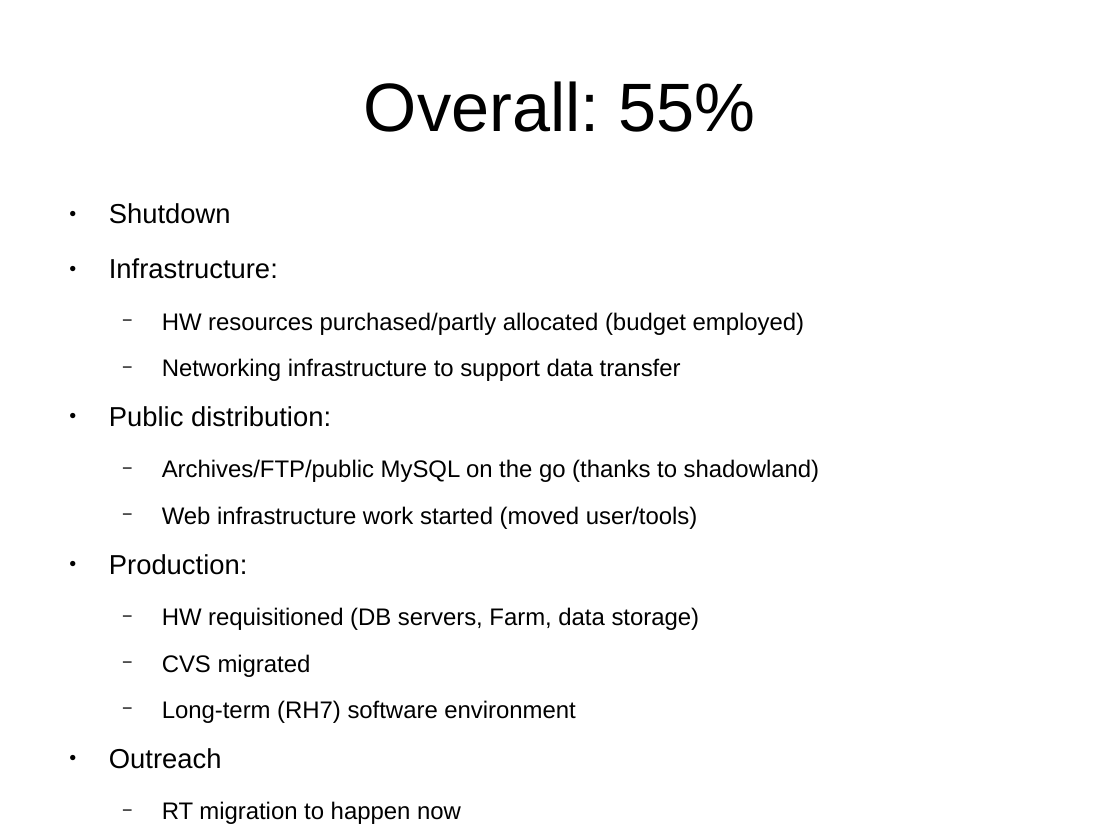
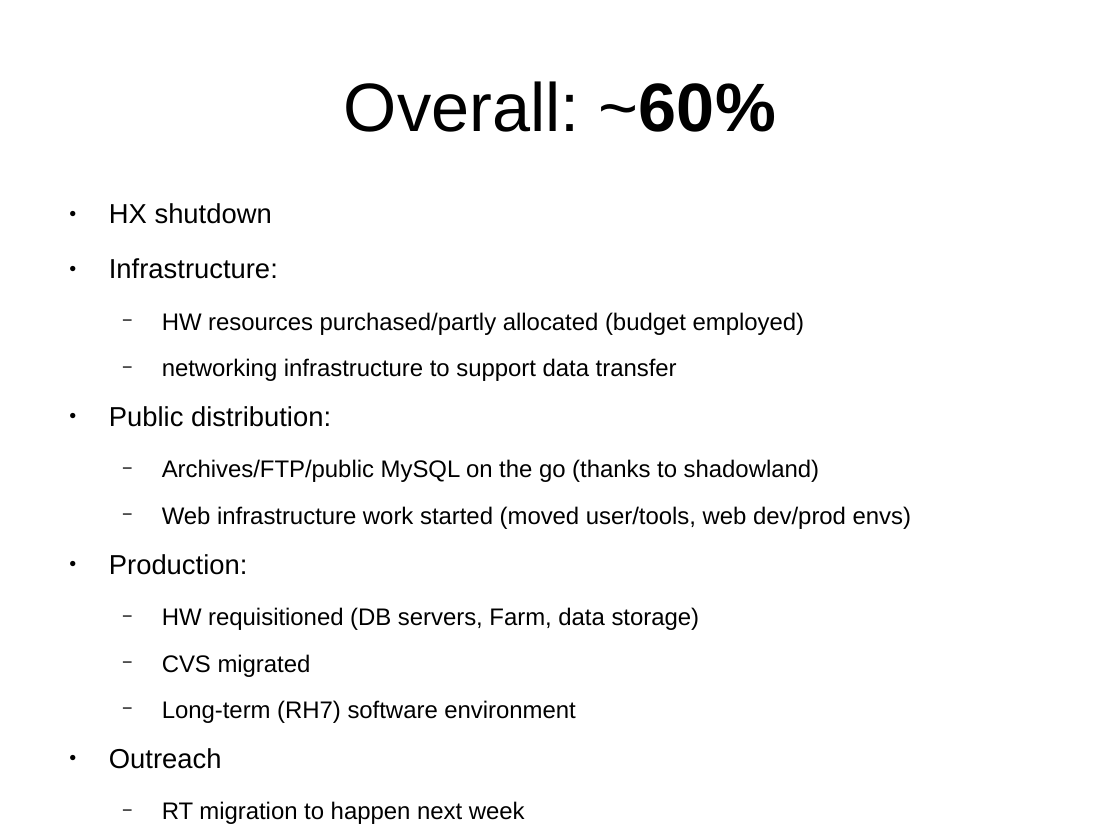
Before and after one commit to avullo/ensembl-migration-pm, a slide deck: slide 35 of data-review-10-16/talk.odp. Drawn at 1120x840 pixels with LibreOffice and Linux fonts; fonts in the diff are those of the drawing; background and template pictures are left out. Boxes give left, top, right and bottom in pixels: in the first picture for what was removed or moved away, otherwise in the second. Text is boxed around its words. In the diff, an @@ line names an element or a change of style, - is before the commit and + after.

Commit message:
Latest updates on the data review talk.

```diff
--- a/data-review-10-16/talk.odp
+++ b/data-review-10-16/talk.odp
@@ title at bbox=[344, 81, 775, 132]: text changed @@
-Overall: 55%
+Overall: ~60%
@@ text at bbox=[109, 203, 272, 224]: text changed @@
-● Shutdown
+● HX shutdown
@@ text at bbox=[162, 358, 677, 381]: text changed @@
-  − Networking infrastructure to support data transfer
+  − networking infrastructure to support data transfer
@@ text at bbox=[162, 506, 911, 529]: text changed @@
-  − Web infrastructure work started (moved user/tools)
+  − Web infrastructure work started (moved user/tools, web dev/prod envs)
@@ text at bbox=[162, 801, 525, 824]: text changed @@
-  − RT migration to happen now
+  − RT migration to happen next week
```
Also in this commit, not shown: 11 other slides changed, 2 slides added, 1 slide removed, 4 other files.
